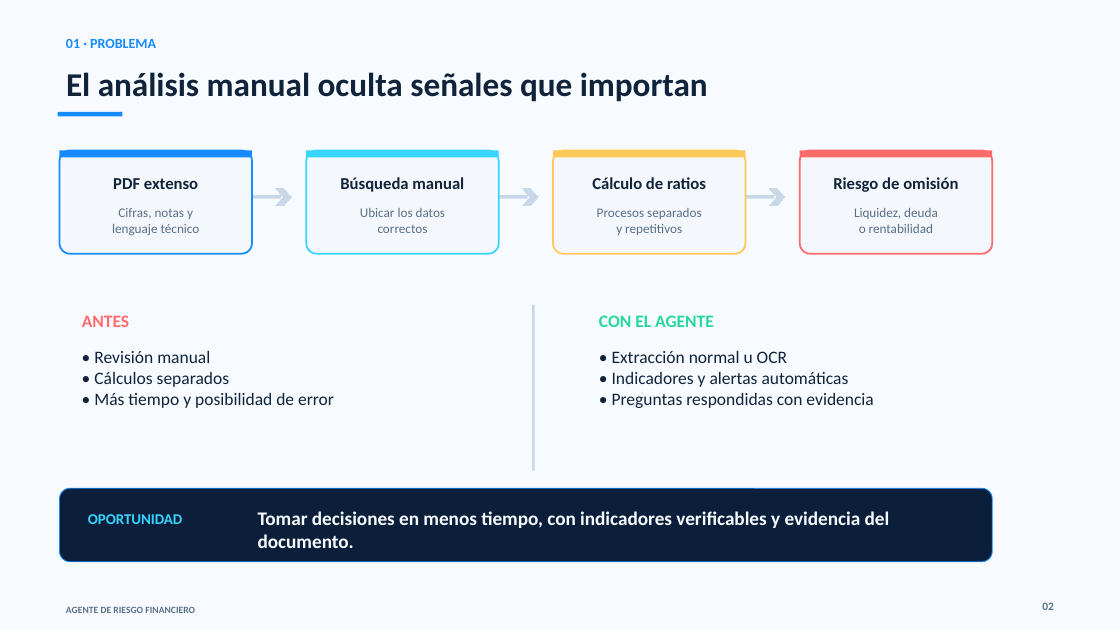
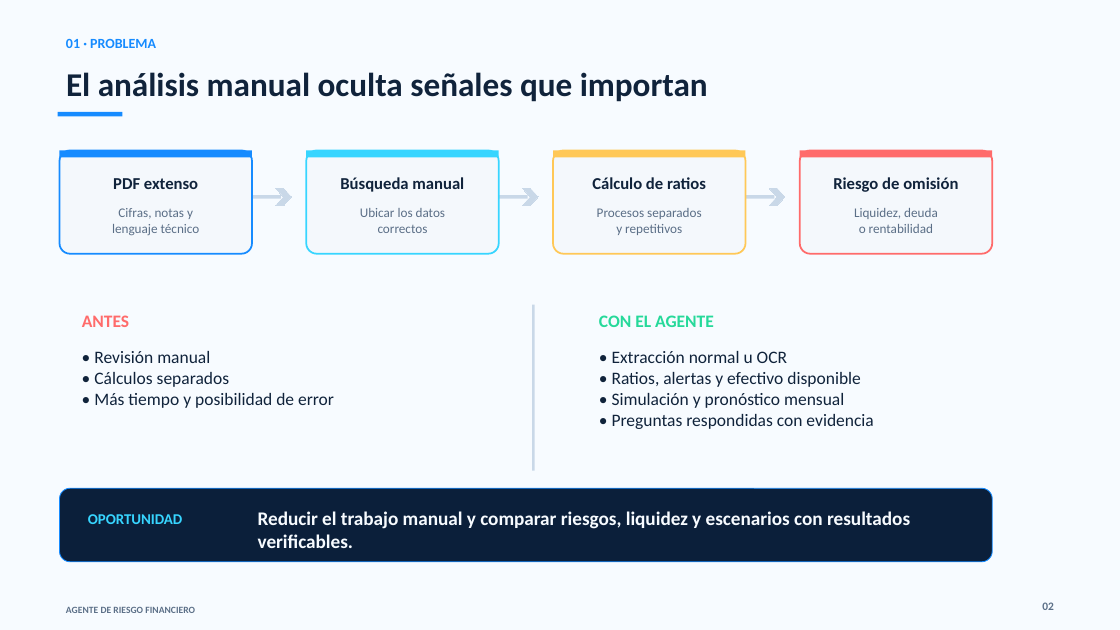
Before and after one commit to rodrigoasd123/agente-riesgo-financiero, a slide deck: slide 2 of entregables/presentacion/agente-riesgo-financiero.pptx. Drawn at 1120x630 pixels with LibreOffice and Linux fonts; fonts in the diff are those of the drawing. Boxes give left, top, right and bottom in pixels: in the first picture for what was removed or moved away, otherwise in the second. Text is boxed around its words. In the diff, an @@ line names an element or a change of style, - is before the commit and + after.

```diff
--- a/entregables/presentacion/agente-riesgo-financiero.pptx
+++ b/entregables/presentacion/agente-riesgo-financiero.pptx
@@ text at (612, 372, 861, 408): text changed @@
-• Indicadores y alertas automáticas
+• Ratios, alertas y efectivo disponible
+• Simulación y pronóstico mensual
@@ text at (258, 511, 910, 548): text changed @@
-Tomar decisiones en menos tiempo, con indicadores verificables y evidencia del documento.
+Reducir el trabajo manual y comparar riesgos, liquidez y escenarios con resultados verificables.
```
Also in this commit, not shown: 4 other slides changed.
